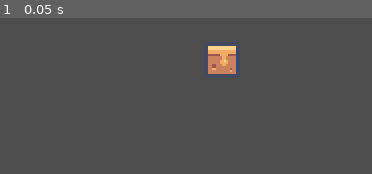
Above: before the commit, frame 1.
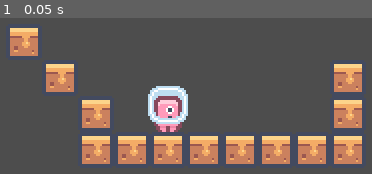
Above: after the commit, the same moment.

Repository: TomDotScott/Godot-Platformer
Game: Godot game, scene res://level_one.tscn
The game is run twice, just before and just after one commit, with the same random seed, the same clock (stepped at 60 frames per second) and the same inputs.
Inputs:
- Up to frame 1 (0.05 s): no input

The runs differ from the first frame. In frame 1, 22% of the frame differs, in the area x 2-98%, y 6-94%.

Commit message:
Create player scene
The player was set up with a CharacterBody2D node, a collision box and an AnimatedSprite2D with a walk and an Idle animation. The player was brought into the level_one scene

Diff:
--- a/level_one.tscn
+++ b/level_one.tscn
@@ -1,8 +1,48 @@
-[gd_scene load_steps=2 format=3 uid="uid://d22dafmkae60a"]
+[gd_scene load_steps=3 format=3 uid="uid://d22dafmkae60a"]
 
 [ext_resource type="PackedScene" uid="uid://ctbhu1ep25oav" path="res://block.tscn" id="1_uqvmq"]
+[ext_resource type="PackedScene" uid="uid://b86y22fltsg1v" path="res://player.tscn" id="2_y5eot"]
 
 [node name="Level_One" type="Node2D"]
 
 [node name="Block" parent="." instance=ExtResource("1_uqvmq")]
-position = Vector2(144, 72)
+position = Vector2(81, 117)
+
+[node name="Block2" parent="." instance=ExtResource("1_uqvmq")]
+position = Vector2(153, 117)
+
+[node name="Block3" parent="." instance=ExtResource("1_uqvmq")]
+position = Vector2(171, 117)
+
+[node name="Block4" parent="." instance=ExtResource("1_uqvmq")]
+position = Vector2(189, 117)
+
+[node name="Block5" parent="." instance=ExtResource("1_uqvmq")]
+position = Vector2(207, 117)
+
+[node name="Block6" parent="." instance=ExtResource("1_uqvmq")]
+position = Vector2(207, 81)
+
+[node name="Block7" parent="." instance=ExtResource("1_uqvmq")]
+position = Vector2(207, 99)
+
+[node name="Block8" parent="." instance=ExtResource("1_uqvmq")]
+position = Vector2(45, 63)
+
+[node name="Block9" parent="." instance=ExtResource("1_uqvmq")]
+position = Vector2(135, 117)
+
+[node name="Block10" parent="." instance=ExtResource("1_uqvmq")]
+position = Vector2(117, 117)
+
+[node name="Block11" parent="." instance=ExtResource("1_uqvmq")]
+position = Vector2(99, 117)
+
+[node name="Block12" parent="." instance=ExtResource("1_uqvmq")]
+position = Vector2(63, 81)
+
+[node name="Block13" parent="." instance=ExtResource("1_uqvmq")]
+position = Vector2(81, 99)
+
+[node name="Player" parent="." instance=ExtResource("2_y5eot")]
+position = Vector2(117, 96)
--- /dev/null
+++ b/player.tscn
@@ -0,0 +1,51 @@
+[gd_scene load_steps=7 format=3 uid="uid://b86y22fltsg1v"]
+
+[ext_resource type="Texture2D" uid="uid://dgeenthbduco1" path="res://tilemap-characters_packed.png" id="1_fkda2"]
+
+[sub_resource type="AtlasTexture" id="AtlasTexture_m1tvs"]
+atlas = ExtResource("1_fkda2")
+region = Rect2(96, 0, 24, 24)
+
+[sub_resource type="AtlasTexture" id="AtlasTexture_selol"]
+atlas = ExtResource("1_fkda2")
+region = Rect2(96, 0, 24, 24)
+
+[sub_resource type="AtlasTexture" id="AtlasTexture_umy0p"]
+atlas = ExtResource("1_fkda2")
+region = Rect2(120, 0, 24, 24)
+
+[sub_resource type="SpriteFrames" id="SpriteFrames_dolvf"]
+animations = [{
+"frames": [{
+"duration": 1.0,
+"texture": SubResource("AtlasTexture_m1tvs")
+}],
+"loop": true,
+"name": &"Idle",
+"speed": 5.0
+}, {
+"frames": [{
+"duration": 1.0,
+"texture": SubResource("AtlasTexture_selol")
+}, {
+"duration": 1.0,
+"texture": SubResource("AtlasTexture_umy0p")
+}],
+"loop": true,
+"name": &"Walk",
+"speed": 5.0
+}]
+
+[sub_resource type="RectangleShape2D" id="RectangleShape2D_ej68j"]
+size = Vector2(15, 22)
+
+[node name="Player" type="CharacterBody2D"]
+
+[node name="AnimatedSprite2D" type="AnimatedSprite2D" parent="."]
+sprite_frames = SubResource("SpriteFrames_dolvf")
+animation = &"Idle"
+flip_h = true
+
+[node name="CollisionShape2D" type="CollisionShape2D" parent="."]
+position = Vector2(0.5, 1)
+shape = SubResource("RectangleShape2D_ej68j")
